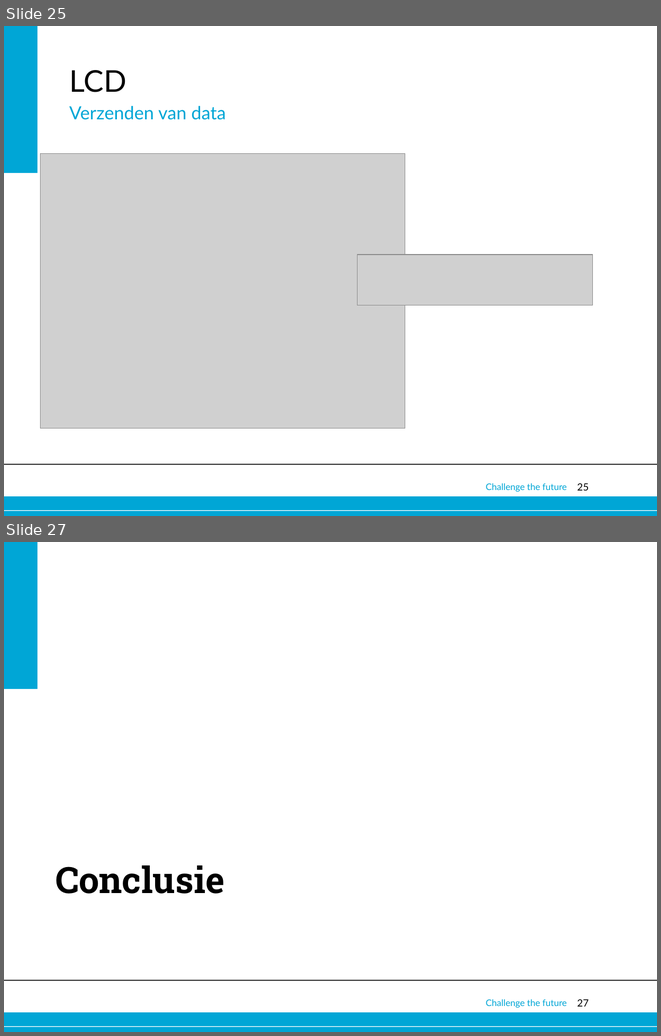
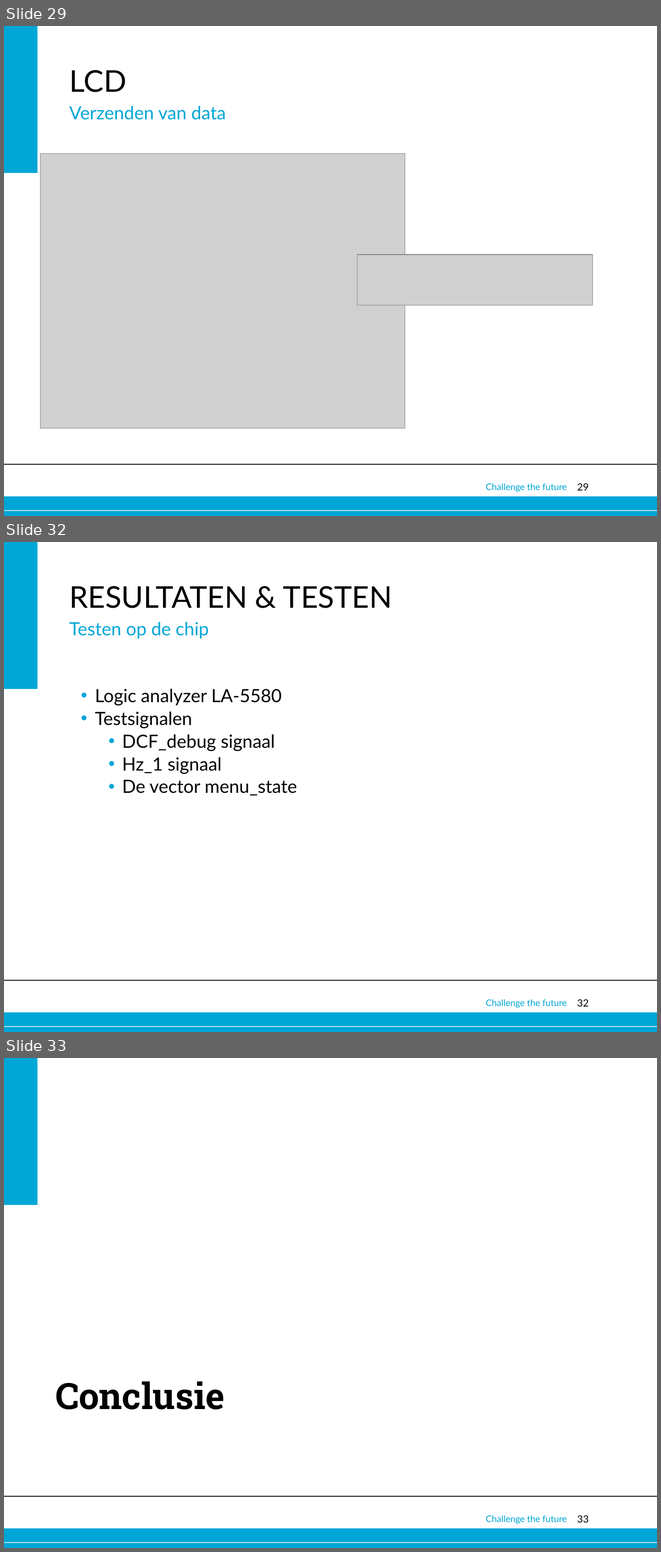
Before and after one commit to Alex-Oudsen/EPO-3, a slide deck: Presentatie/Presentatie groep A1.pptx. Shown one above the other, each under a label of ours: slides 25 and 27 before the commit, slides 29, 32 and 33 after it; the slides between them are not shown. The pictures are 661x1036 and 661x1552 pixels, drawn with LibreOffice and Linux fonts; fonts in the diff are those of the drawing; grey boxes stand for pictures; background and template pictures are left out. Boxes give left, top, right and bottom in pixels: in the first picture for what was removed or moved away, otherwise in the second. Text is boxed around its words. In the diff, an @@ line names an element or a change of style, - is before the commit and + after.

```diff
--- a/Presentatie/Presentatie groep A1.pptx
+++ b/Presentatie/Presentatie groep A1.pptx
@@ slide 32 added at [4,542,657,1032], background #FFFFFF; not listed: 6 template elements that a slide beside it also shows @@
@@ text added at [69,586,392,608], 33 pt, text #000000 @@
+RESULTATEN & TESTEN
@@ text added at [69,622,209,638], 20 pt, text #00A6D6 @@
+Testen op de chip
@@ text added at [95,688,297,795], 20 pt, text #000000 @@
+• Logic analyzer LA-5580
+• Testsignalen
+  • DCF_debug signaal
+  • Hz_1 signaal
+  • De vector menu_state
@@ what was slide 25 is now slide 29 @@
@@ page number at [577,483,589,490]: text changed @@
-25
+29
@@ what was slide 27 is now slide 33 @@
@@ page number at [577,1515,589,1522]: text changed @@
-27
+33
```
Also in this commit, not shown: 2 slides changed, 6 other slides added, 1 slide removed.
